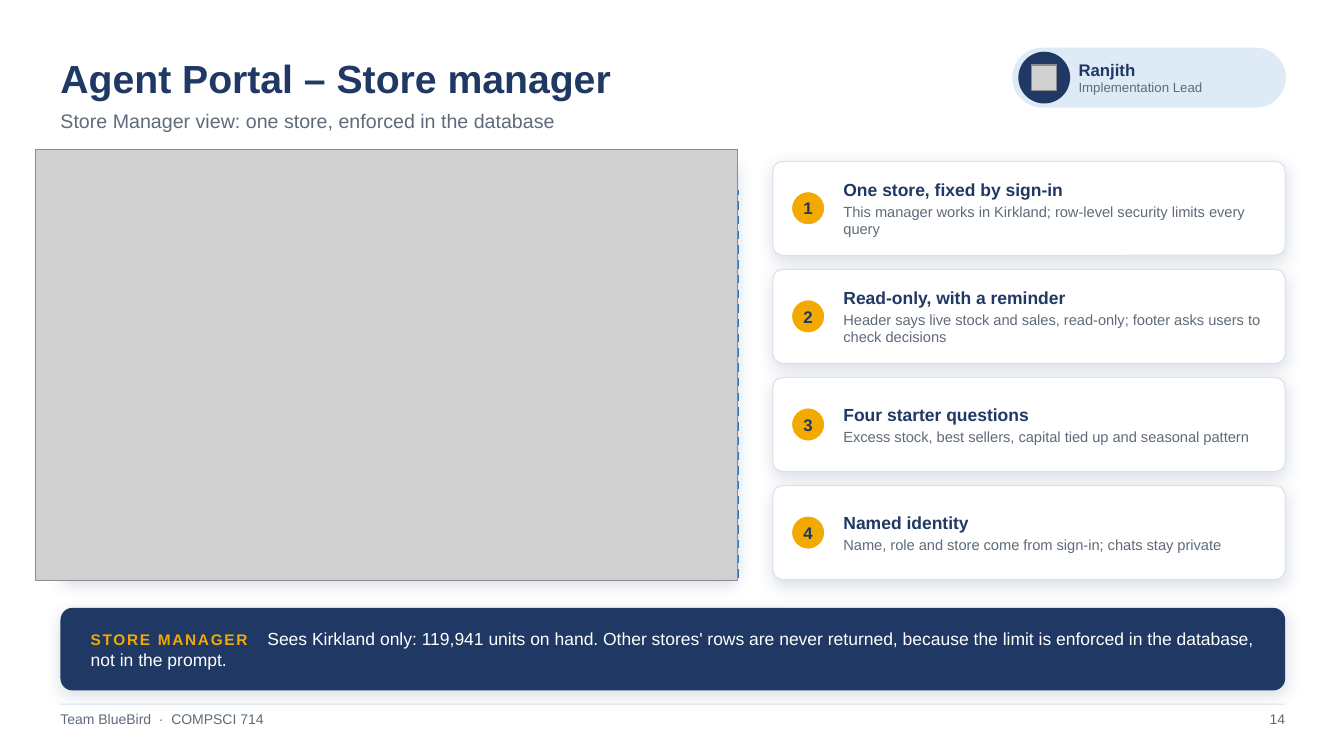
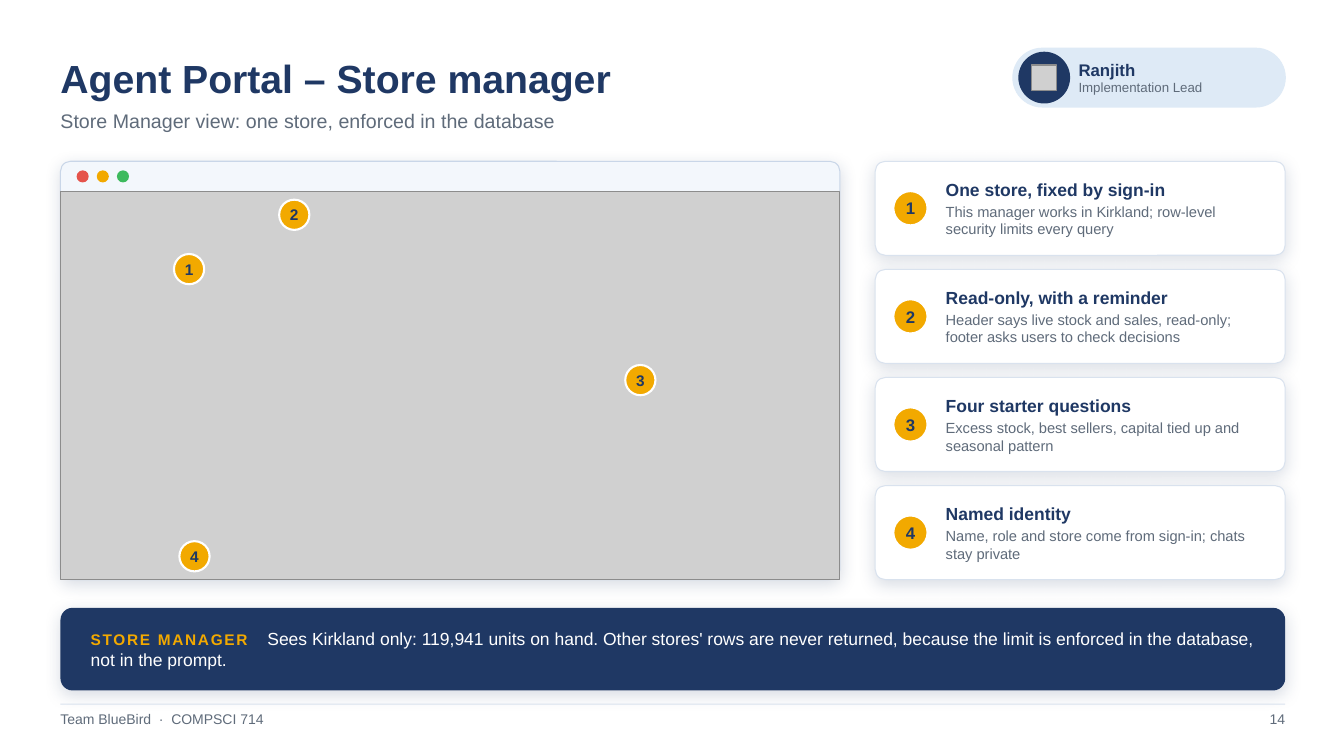
Before and after one commit to rpul351/ai-tour-26-zava-diy-dataset-plus-mcp, a slide deck: slide 14 of docs/TeamBlueBird_InventoryOptimisationAgent_Presentation_Premium.pptx. Drawn at 1344x756 pixels with LibreOffice and Linux fonts; fonts in the diff are those of the drawing; grey boxes stand for pictures. Boxes give left, top, right and bottom in pixels: in the first picture for what was removed or moved away, otherwise in the second. Text is boxed around its words. In the diff, an @@ line names an element or a change of style, - is before the commit and + after.

Commit message:
updated

```diff
--- a/docs/TeamBlueBird_InventoryOptimisationAgent_Presentation_Premium.pptx
+++ b/docs/TeamBlueBird_InventoryOptimisationAgent_Presentation_Premium.pptx
@@ rounded rectangle: place and size @@
-rounded rectangle at <box>60,161,738,580</box>
+rounded rectangle at <box>60,161,840,580</box>
@@ ellipse added at <box>77,170,89,182</box>, fill #E5534B @@
@@ ellipse added at <box>97,170,109,182</box>, fill #F2A900 @@
@@ ellipse added at <box>117,170,129,182</box>, fill #3DBA5D @@
@@ rounded rectangle: place and size @@
-rounded rectangle at <box>773,161,1286,255</box>
+rounded rectangle at <box>875,161,1286,255</box>
@@ text "One store, fixed by sign-in" rewrapped from <box>843,183,1245,237</box> to <box>946,183,1215,237</box> @@
@@ picture: place and size @@
-picture at <box>35,149,738,581</box>
+picture at <box>60,192,840,580</box>
@@ rectangle removed at <box>60,192,738,580</box> @@
@@ ellipse added at <box>279,200,310,230</box>, fill #F2A900, outline #FFFFFF 1.5 pt @@
@@ text added at <box>290,209,299,220</box>, 11 pt, text #1F3864, bold @@
+2
@@ ellipse added at <box>174,254,205,284</box>, fill #F2A900, outline #FFFFFF 1.5 pt @@
@@ text added at <box>185,264,194,275</box>, 11 pt, text #1F3864, bold @@
+1
@@ rounded rectangle: place and size @@
-rounded rectangle at <box>773,269,1286,363</box>
+rounded rectangle at <box>875,269,1286,363</box>
@@ text "Read-only, with a reminder" rewrapped from <box>843,291,1260,342</box> to <box>946,291,1231,342</box> @@
@@ ellipse added at <box>625,365,655,395</box>, fill #F2A900, outline #FFFFFF 1.5 pt @@
@@ text added at <box>636,375,645,386</box>, 11 pt, text #1F3864, bold @@
+3
@@ rounded rectangle: place and size @@
-rounded rectangle at <box>773,378,1286,472</box>
+rounded rectangle at <box>875,378,1286,472</box>
@@ text "Four starter questions" rewrapped from <box>843,408,1248,445</box> to <box>946,399,1239,454</box> @@
@@ rounded rectangle: place and size @@
-rounded rectangle at <box>773,486,1286,580</box>
+rounded rectangle at <box>875,486,1286,580</box>
@@ text "Named identity" rewrapped from <box>843,516,1221,553</box> to <box>946,507,1245,562</box> @@
@@ 4 texts, 4 ellipses: place and size @@
-4 texts, 4 ellipses at <box>791,192,826,549</box>
+4 texts, 4 ellipses at <box>893,192,928,549</box>
@@ ellipse added at <box>179,541,210,572</box>, fill #F2A900, outline #FFFFFF 1.5 pt @@
@@ text added at <box>190,551,199,562</box>, 11 pt, text #1F3864, bold @@
+4
```
